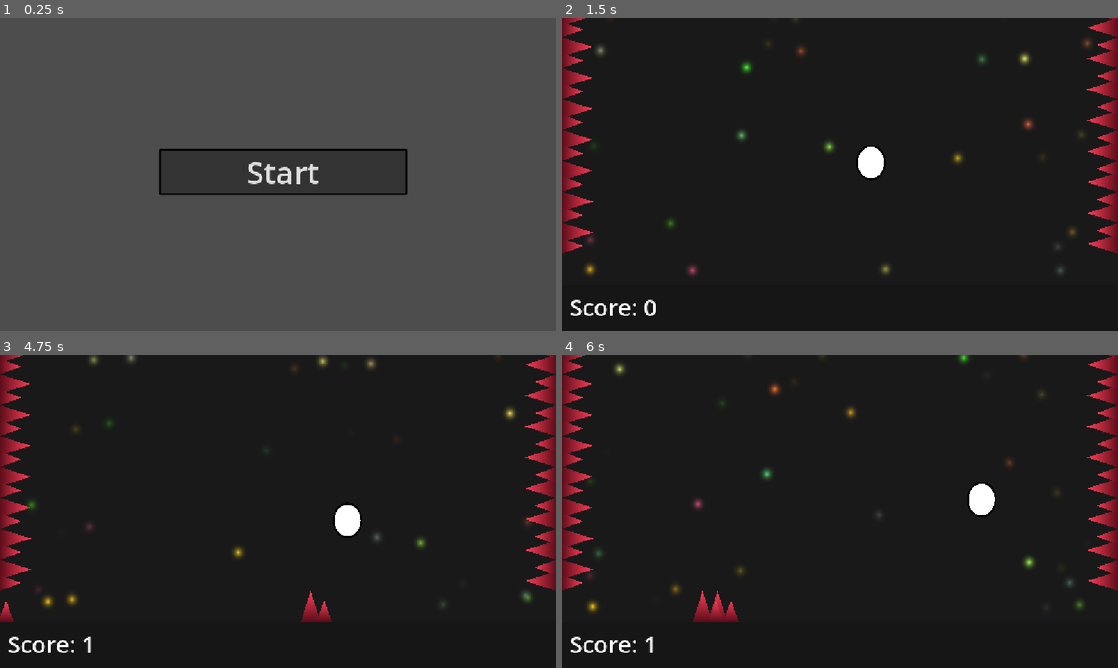
Above: before the commit, frames 1-4 (two rows, left to right).
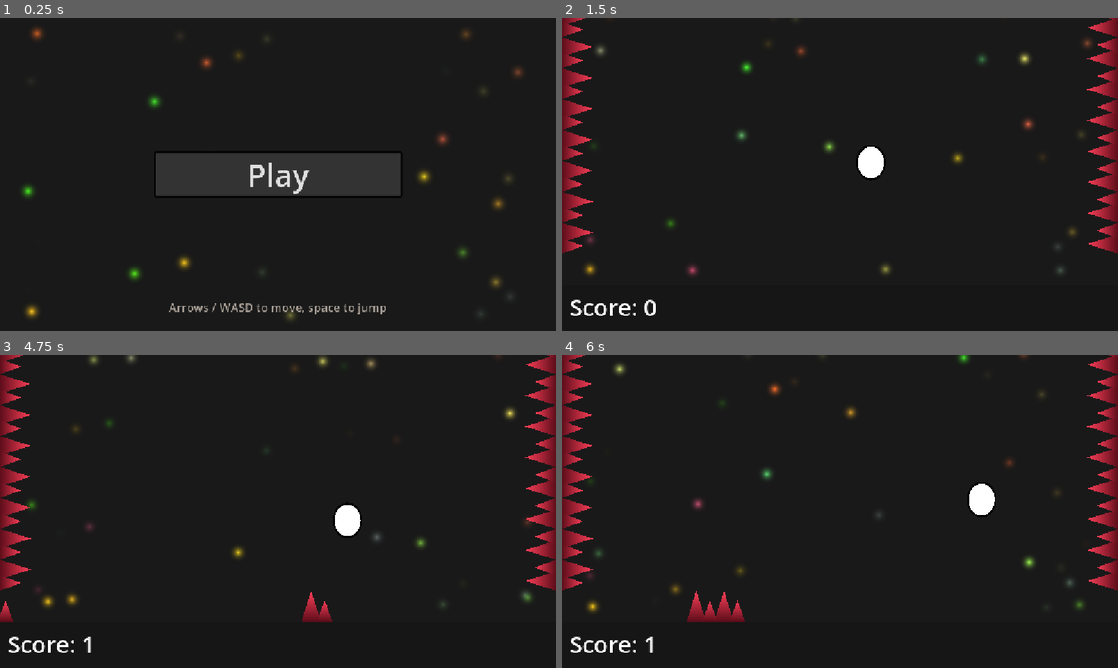
Above: after the commit, the same moments.

Repository: vindognz/dodge-the-spikes
Game: Godot game, scene res://scenes/start.tscn
Two runs of this game, one before a commit and one after it. Both use one fixed random seed, a clock stepped at 60 frames per second and the inputs below.
Inputs (mouse positions are in pixels of both pictures, inside the frame that each line leads up to):
- Up to frame 1 (0.25 s): no input
- Up to frame 2 (1.5 s): click "Start" (after the commit: "Play") at 0.5 s; tap Enter at 1.25 s; move the mouse to (962, 158) at 1.27 s; hold Right (right) from 1.28 s (still down); hold Space (jump) from 1.28 s (still down); click (962, 158) at 1.42 s
- Up to frame 3 (4.75 s): release Right (right) at 2 s; release Space (jump) at 2 s; drag from (166, 527) to (16, 574) at 2.02 s; move the mouse to (333, 442) at 2.77 s; hold A (left) 2.78-3.5 s; hold Space (jump) 2.78-3.5 s; tap Shift at 2.85 s; drag from (250, 574) to (16, 545) at 3.52 s; move the mouse to (444, 558) at 4.27 s; hold Right (right) from 4.28 s (still down); hold Space (jump) from 4.28 s (still down); tap Alt at 4.35 s
- Up to frame 4 (6 s): release Right (right) at 5 s; release Space (jump) at 5 s; drag from (673, 464) to (578, 514) at 5.02 s; move the mouse to (867, 511) at 5.77 s; hold Right (right) from 5.78 s (still down); hold Space (jump) from 5.78 s (still down); click (867, 511) at 5.92 s

The runs differ from the first frame. In frame 1, 95% of the frame differs, in the area x 0-100%, y 0-100%; in frame 2, less than 0.1%; in frame 3, less than 0.1%; in frame 4, 0.4%.

Commit message:
add levels system, fancy start screen

Diff:
--- a/scenes/game.tscn
+++ b/scenes/game.tscn
@@ -9,11 +9,13 @@
 [ext_resource type="Script" uid="uid://kwpd12r52fn2" path="res://scripts/camera.gd" id="5_gee14"]
 [ext_resource type="Script" uid="uid://havf4xfa3ehw" path="res://scripts/zone_controller.gd" id="7_u5sy4"]
 [ext_resource type="PackedScene" uid="uid://fmf3isf5jxft" path="res://scenes/leaderboard.tscn" id="9_0tnpc"]
+[ext_resource type="Script" uid="uid://dalei46xxjy13" path="res://scripts/level_controller.gd" id="9_kvpfn"]
 [ext_resource type="StyleBox" uid="uid://bxcr3xly5138d" path="res://styles/UI_button_style.tres" id="10_vtaks"]
 
 [sub_resource type="ShaderMaterial" id="ShaderMaterial_iywne"]
 shader = ExtResource("2_iywne")
 shader_parameter/shader_time = 0.0
+shader_parameter/aspect = 2.087
 
 [sub_resource type="WorldBoundaryShape2D" id="WorldBoundaryShape2D_6ygxs"]
 
@@ -85,6 +87,9 @@
 
 [node name="ZoneController" type="Node2D" parent="." unique_id=648713134]
 script = ExtResource("7_u5sy4")
+
+[node name="LevelController" type="Node2D" parent="." unique_id=369797189]
+script = ExtResource("9_kvpfn")
 
 [node name="Bounds" type="StaticBody2D" parent="." unique_id=119516899]
 position = Vector2(0, -24)
@@ -318,5 +323,23 @@
 theme_override_styles/normal = ExtResource("10_vtaks")
 text = "Confirm"
 
+[node name="LevelBanner" type="Label" parent="CanvasLayer" unique_id=1057387319]
+anchors_preset = 8
+anchor_left = 0.5
+anchor_top = 0.5
+anchor_right = 0.5
+anchor_bottom = 0.5
+offset_left = -20.0
+offset_top = -11.5
+offset_right = 20.0
+offset_bottom = 11.5
+grow_horizontal = 2
+grow_vertical = 2
+theme_override_colors/font_color = Color(1, 1, 1, 1)
+theme_override_font_sizes/font_size = 64
+text = "Level 1"
+horizontal_alignment = 1
+vertical_alignment = 1
+
 [connection signal="pressed" from="CanvasLayer/GameOverScreen/Leaderboard/PlayAgainButton" to="." method="_on_play_again_button_pressed"]
 [connection signal="pressed" from="CanvasLayer/GameOverScreen/NamePrompt/ConfirmNameButton" to="." method="_on_confirm_name_button_pressed"]
--- a/scenes/start.tscn
+++ b/scenes/start.tscn
@@ -1,7 +1,14 @@
 [gd_scene format=3 uid="uid://bg5h5hh8q4cqo"]
 
 [ext_resource type="Script" uid="uid://1d5jrc7m2rtc" path="res://scripts/start.gd" id="1_jaeev"]
+[ext_resource type="Shader" uid="uid://du1y2b5vp0oos" path="res://shaders/fireflies_bg.gdshader" id="2_kdmts"]
 [ext_resource type="StyleBox" uid="uid://bxcr3xly5138d" path="res://styles/UI_button_style.tres" id="2_u80x2"]
+[ext_resource type="Script" uid="uid://b8dajrp0j8p8l" path="res://scripts/fireflies.gd" id="3_0auqf"]
+
+[sub_resource type="ShaderMaterial" id="ShaderMaterial_klm2k"]
+shader = ExtResource("2_kdmts")
+shader_parameter/shader_time = 0.0
+shader_parameter/aspect = 2.087
 
 [node name="Control" type="Control" unique_id=1645800055]
 layout_mode = 3
@@ -12,14 +19,47 @@
 grow_vertical = 2
 script = ExtResource("1_jaeev")
 
+[node name="Background" type="ColorRect" parent="." unique_id=964602670]
+material = SubResource("ShaderMaterial_klm2k")
+layout_mode = 1
+anchors_preset = 15
+anchor_right = 1.0
+anchor_bottom = 1.0
+grow_horizontal = 2
+grow_vertical = 2
+script = ExtResource("3_0auqf")
+
 [node name="StartGameButton" type="Button" parent="." unique_id=1081300156]
-layout_mode = 0
-offset_left = 329.0
-offset_top = 271.0
-offset_right = 844.0
-offset_bottom = 367.0
+custom_minimum_size = Vector2(240, 80)
+layout_mode = 1
+anchors_preset = 8
+anchor_left = 0.5
+anchor_top = 0.5
+anchor_right = 0.5
+anchor_bottom = 0.5
+offset_left = -257.5
+offset_top = -48.0
+offset_right = 257.5
+offset_bottom = 48.0
+grow_horizontal = 2
+grow_vertical = 2
 theme_override_font_sizes/font_size = 64
 theme_override_styles/normal = ExtResource("2_u80x2")
-text = "Start"
+text = "Play"
+
+[node name="ControlsHint" type="Label" parent="." unique_id=1791230349]
+layout_mode = 1
+anchors_preset = 12
+anchor_top = 1.0
+anchor_right = 1.0
+anchor_bottom = 1.0
+offset_top = -66.0
+offset_bottom = -32.0
+grow_horizontal = 2
+grow_vertical = 0
+theme_override_colors/font_color = Color(0.65882355, 0.62352943, 0.5882353, 1)
+theme_override_font_sizes/font_size = 24
+text = "Arrows / WASD to move, space to jump"
+horizontal_alignment = 1
 
 [connection signal="pressed" from="StartGameButton" to="." method="_on_start_game_button_pressed"]
--- a/scripts/Global.gd
+++ b/scripts/Global.gd
@@ -3,14 +3,24 @@
 const SUPABASE_URL="https://iouyugorzkjsugypqsan.supabase.co"
 const SUPABASE_KEY="sb_publishable_pb5oBJ0UfdFDiWoVcmM7Dg_qRVDEsuj"
 
-var running: bool = true
+const SPIKES_PER_LEVEL = 10
+
+var level: int = 1
 var score: int = 0
 var highscore: int = 0
+var spawned_this_level: int = 0
+
+var running: bool = true
+var in_transition: bool = false
+
 var current_player_name: String = ""
 
 func reset() -> void:
 	running = true
+	in_transition = false
 	score = 0
+	spawned_this_level = 0
+	level = 1
 
 func submit_score(player_name: String, on_complete: Callable = Callable()) -> void:
 	if score == 0:
--- a/scripts/fireflies.gd
+++ b/scripts/fireflies.gd
@@ -2,7 +2,14 @@
 
 var shader_time: float = 0.0
 
-# Called every frame. 'delta' is the elapsed time since the previous frame.
+func _ready() -> void:
+	resized.connect(_update_aspect)
+	_update_aspect()
+
+func _update_aspect() -> void:
+	if size.y > 0.0:
+		material.set_shader_parameter("aspect", size.x / size.y)
+
 func _process(delta: float) -> void:
 	if not Global.running: return
 
--- /dev/null
+++ b/scripts/level_controller.gd
@@ -0,0 +1,34 @@
+extends Node2D
+
+@onready var level_banner: Label = $"../CanvasLayer/LevelBanner"
+
+func _ready() -> void:
+	level_banner.modulate.a = 0.0
+
+func _process(delta: float) -> void:
+	if not Global.running or Global.in_transition:
+		return
+
+	if Global.spawned_this_level >= Global.SPIKES_PER_LEVEL:
+		start_transition()
+
+func start_transition() -> void:
+	Global.in_transition = true
+
+	# spawning has stopped, so wait for the moving spikes to skedaddle
+	while get_tree().get_nodes_in_group("spikes").size() > 0:
+		if not Global.running:
+			return
+		await get_tree().process_frame
+
+	Global.level += 1
+	Global.spawned_this_level = 0
+	level_banner.text = "Level " + str(Global.level)
+
+	var tween = create_tween()
+	tween.tween_property(level_banner, "modulate:a", 1.0, 0.4)
+	tween.tween_interval(1.2)
+	tween.tween_property(level_banner, "modulate:a", 0.0, 0.4)
+	await tween.finished
+
+	Global.in_transition = false
--- a/scripts/player.gd
+++ b/scripts/player.gd
@@ -3,15 +3,13 @@
 @onready var camera: Camera2D = $"../Camera"
 @onready var sparks_controller: Node2D = $SparksController
 
-const SPEED = 80.0
-const JUMP_VELOCITY = 400.0
-const GRAVITY = Vector2(0, 1400) #Vector2(0, 980.0)
+const SPEED: float = 80.0
+const JUMP_VELOCITY: float = 400.0
+const GRAVITY: Vector2 = Vector2(0, 1400) # Vector2(0, 980.0)
 
 var draw_scale: Vector2 = Vector2(1.0, 1.0)
 var target_scale: Vector2 = Vector2(1.0, 1.0)
-
 var splat_timer: float = 0.0
-
 var was_on_floor: bool = true
 
 func _draw():
--- a/scripts/spike.gd
+++ b/scripts/spike.gd
@@ -4,6 +4,8 @@
 @onready var collision_secondary: CollisionPolygon2D = $SpikeCol/CollisionPolygon2D2
 
 @export var moves: bool = true
+
+const LEVEL_SPEED_STEP = 10.0
 
 var scored: bool = false
 var direction: int = 1
@@ -28,6 +30,8 @@
 	collision_main.polygon = main_points
 	collision_secondary.polygon = secondary_points
 	speed_multiplier = 1.0 + randf_range(-0.5, 0.5)
+	if moves:
+		add_to_group("spikes")
 
 func _draw():
 	var tip_color = Color(1.0, 0.25, 0.35)
@@ -47,7 +51,7 @@
 	if not Global.running: return
 	if not moves: return
 
-	var current_speed = (speed + Global.score * 2) * direction * speed_multiplier
+	var current_speed = (speed + (Global.level - 1) * LEVEL_SPEED_STEP) * direction * speed_multiplier
 	position.x += current_speed * delta
 
 	if not scored:
--- a/scripts/spike_controller.gd
+++ b/scripts/spike_controller.gd
@@ -2,6 +2,8 @@
 
 @export var spike_scene: PackedScene
 @onready var camera: Camera2D = get_parent().get_node("Camera")
+
+const LEVEL_COOLDOWN_STEP = 0.1
 
 var screen_width: float
 var min_cooldown: float = 1.0
@@ -16,14 +18,17 @@
 
 func _process(delta: float) -> void:
 	if not Global.running: return
+	if Global.in_transition or Global.spawned_this_level >= Global.SPIKES_PER_LEVEL:
+		timer = 0.0
+		return
 	timer += delta
 	if timer >= get_cooldown():
-		if randf() < 0.4:
+		if randf() < 0.3:
 			timer = 0.0
 			spawn_spike()
 
 func get_cooldown() -> float:
-	return max(min_cooldown, base_cooldown - Global.score * 0.02)
+	return max(min_cooldown, base_cooldown - (Global.level - 1) * LEVEL_COOLDOWN_STEP)
 
 func pick_side() -> String:
 	var side = "left" if randf() < 0.5 else "right"
@@ -38,6 +43,8 @@
 	return side
 
 func spawn_spike() -> void:
+	Global.spawned_this_level += 1
+
 	var spike = spike_scene.instantiate()
 	var side = pick_side()
 	var half = screen_width / 2
--- a/scripts/start.gd
+++ b/scripts/start.gd
@@ -1,13 +1,4 @@
 extends Control
-
-# Called when the node enters the scene tree for the first time.
-func _ready() -> void:
-	pass # Replace with function body.
-
-
-# Called every frame. 'delta' is the elapsed time since the previous frame.
-func _process(_delta: float) -> void:
-	pass
 
 func _on_start_game_button_pressed() -> void:
 	get_tree().change_scene_to_file("res://scenes/game.tscn")
--- a/scripts/zone_controller.gd
+++ b/scripts/zone_controller.gd
@@ -5,6 +5,9 @@
 	[-48.0, 48.0],
 	[48.0, 144.0]
 ]
+
+const ZONE_START_LEVEL = 2
+const DOUBLE_ZONE_LEVEL = 4
 
 const ZONE_WARN_TIME = 3.0
 const ZONE_FAST_FLASH_TIME = 1.0
@@ -38,15 +41,17 @@
 			var mid_y = -162 / 2.0
 			draw_rect(Rect2(x, mid_y - h / 2.0, w, h), Color(1, 0.1, 0.1, 0.6 * (1.0 - t)))
 
-# Called every frame. 'delta' is the elapsed time since the previous frame.
 func _process(delta: float) -> void:
 	if not Global.running: return
-	if Global.score < 10: return
+	if Global.level < ZONE_START_LEVEL: return
 
-	check_timer += delta
-	if check_timer >= CHECK_INTERVAL:
+	if Global.in_transition:
 		check_timer = 0.0
-		maybe_spawn_zone()
+	else:
+		check_timer += delta
+		if check_timer >= CHECK_INTERVAL:
+			check_timer = 0.0
+			maybe_spawn_zone()
 
 	for zone in active_zones:
 		zone.timer += delta
@@ -73,7 +78,7 @@
 func maybe_spawn_zone() -> void:
 	if randf() > TRIGGER_CHANCE: return
 
-	var count = 2 if Global.score >= 30 else 1
+	var count = 2 if Global.level >= DOUBLE_ZONE_LEVEL else 1
 	var picks = pick_cols(count)
 
 	for col in picks:
--- a/shaders/fireflies_bg.gdshader
+++ b/shaders/fireflies_bg.gdshader
@@ -1,10 +1,10 @@
 shader_type canvas_item;
 
 uniform float shader_time;
+uniform float aspect = 2.087;
 
 void fragment() {
 	vec2 uv = UV;
-	float aspect = 288.0 / 138.0;
 	vec3 bg = vec3(0.098);
 	vec3 color = bg;
 
Not shown, added: scripts/level_controller.gd.uid
Not shown, changed: web-export/index.html
Not shown, changed: web-export/index.pck
